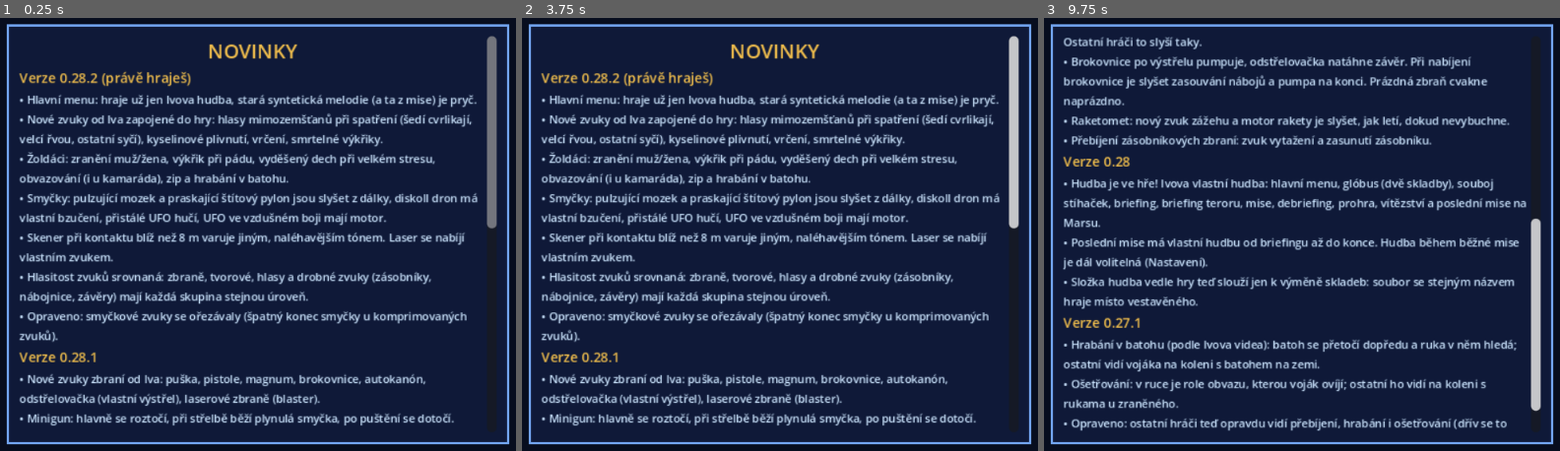
Above: before the commit, frames 1-3 (left to right).
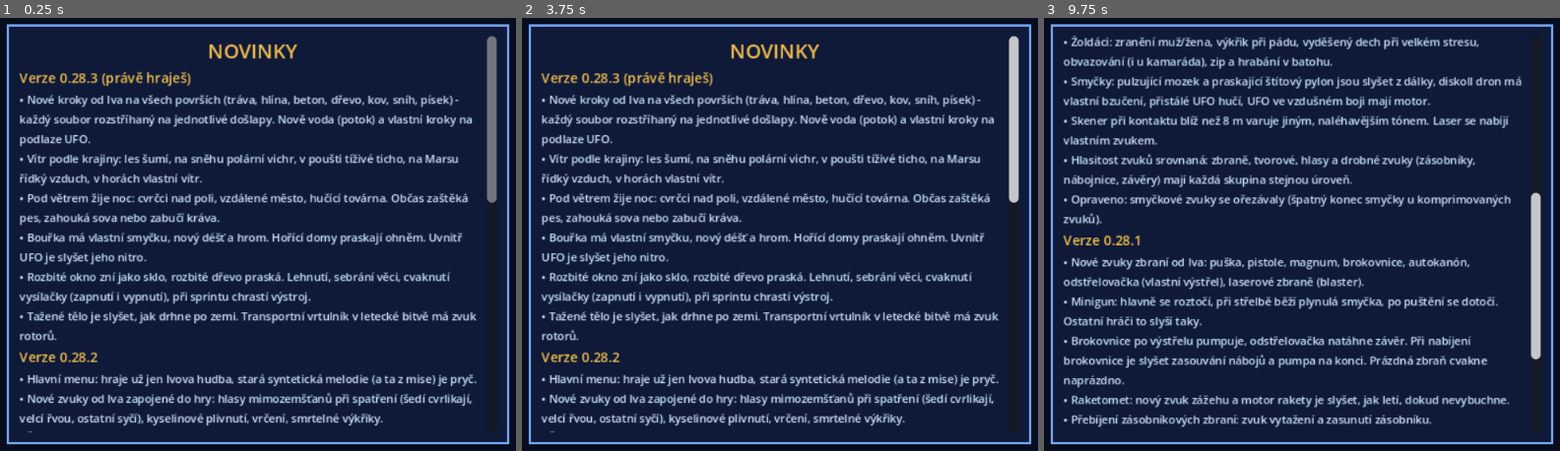
Above: after the commit, the same moments.

Repository: arielistelosbutch/Enemy-Beyond
Game: Godot game, scene res://scenes/Main.tscn
Same seed, same stepped clock (60 frames per second), same inputs: the game is played once before the commit and once after it.
Inputs (mouse positions are in pixels of both pictures, inside the frame that each line leads up to):
- Up to frame 1 (0.25 s): no input
- Up to frame 2 (3.75 s): tap Enter (ready) at 0.5, 2, 3.5 s; move the mouse to (955, 212) at 0.52 s; press the mouse at (955, 212) at 0.53 s; hold D (move_right) 0.53-1.25 s; tap Backspace (drop) at 0.6 s; tap Space (jump) at 0.77, 1.25, 2.75 s; release the mouse at (955, 212) at 1.25 s; drag from (620, 256) to (738, 325) at 1.27 s; move the mouse to (857, 139) at 2.02 s; hold D (move_right) 2.03-2.75 s; hold Shift (sprint) 2.03-2.75 s; tap Z (prone) at 2.1 s; drag from (738, 325) to (542, 169) at 2.77 s; move the mouse to (1017, 303) at 3.52 s; hold A (move_left) from 3.53 s (still down); hold E (use) from 3.53 s (still down)
- Up to frame 3 (9.75 s): tap Space (jump) at 3.77, 4.25, 6.77 s; tap Backspace (drop) at 3.8, 9.6 s; tap I (inventory) at 4.15 s; release A (move_left) at 4.25 s; release E (use) at 4.25 s; drag from (1064, 169) to (1183, 126) at 4.27 s; move the mouse to (1343, 234) at 5.02 s; hold S (move_back) 5.03-5.75 s; tap U (atease) at 5.1 s; click (1343, 234) at 5.17 s; tap Z (prone) at 5.3 s; drag from (1183, 126) to (1142, 256) at 5.77 s; move the mouse to (1477, 212) at 6.52 s; hold W (move_forward) 6.53-7.25 s; hold E (use) 6.53-7.25 s; tap 4 (belt2) at 6.6 s; drag from (1142, 256) to (1260, 325) at 7.27 s; move the mouse to (1379, 139) at 8.02 s; press the mouse at (1379, 139) at 8.03 s; hold S (move_back) 8.03-8.75 s; tap 6 (belt4) at 8.1 s; release the mouse at (1379, 139) at 8.75 s; drag from (1260, 325) to (1064, 169) at 8.77 s; move the mouse to (1539, 303) at 9.52 s; hold W (move_forward) from 9.53 s (still down); hold Shift (sprint) from 9.53 s (still down); click (1539, 303) at 9.67 s

The runs differ from the first frame. In frame 1, 15% of the frame differs, in the area x 3-97%, y 13-96%; in frame 2, 15%; in frame 3, 23%, in the area x 3-97%, y 4-96%.

Commit message:
0.28.3: Ivo's footsteps cut into single steps, biome wind and night ambience, weather, foley
Co-Authored-By: Claude Opus 5.5 <noreply@anthropic.com>
Claude-Session: https://claude.ai/code/session_01EAk7UDZdciQuxvQV6RdKX6

Diff:
--- a/changelog.json
+++ b/changelog.json
@@ -1,4 +1,12 @@
 {
+ "0.28.3": [
+  "Nové kroky od Iva na všech površích (tráva, hlína, beton, dřevo, kov, sníh, písek) - každý soubor rozstříhaný na jednotlivé došlapy. Nově voda (potok) a vlastní kroky na podlaze UFO.",
+  "Vítr podle krajiny: les šumí, na sněhu polární vichr, v poušti tíživé ticho, na Marsu řídký vzduch, v horách vlastní vítr.",
+  "Pod větrem žije noc: cvrčci nad poli, vzdálené město, hučící továrna. Občas zaštěká pes, zahouká sova nebo zabučí kráva.",
+  "Bouřka má vlastní smyčku, nový déšť a hrom. Hořící domy praskají ohněm. Uvnitř UFO je slyšet jeho nitro.",
+  "Rozbité okno zní jako sklo, rozbité dřevo praská. Lehnutí, sebrání věci, cvaknutí vysílačky (zapnutí i vypnutí), při sprintu chrastí výstroj.",
+  "Tažené tělo je slyšet, jak drhne po zemi. Transportní vrtulník v letecké bitvě má zvuk rotorů."
+ ],
  "0.28.2": [
   "Hlavní menu: hraje už jen Ivova hudba, stará syntetická melodie (a ta z mise) je pryč.",
   "Nové zvuky od Iva zapojené do hry: hlasy mimozemšťanů při spatření (šedí cvrlikají, velcí řvou, ostatní syčí), kyselinové plivnutí, vrčení, smrtelné výkřiky.",
--- a/scripts/escort.gd
+++ b/scripts/escort.gd
@@ -113,10 +113,7 @@
 	cl.add_child(hud)
 	add_child(cl)
 	var wind := AudioStreamPlayer.new()
-	var st: AudioStreamWAV = Game.sound("wind").duplicate()
-	st.loop_mode = AudioStreamWAV.LOOP_FORWARD
-	st.loop_end = st.data.size() / 2
-	wind.stream = st
+	wind.stream = Game.loop_stream("heli_flight" if String(Net.mission_params.get("transport", "")) == "heli" else "wind")
 	wind.volume_db = -6
 	wind.bus = "Wind"
 	add_child(wind)
--- a/scripts/game.gd
+++ b/scripts/game.gd
@@ -2,8 +2,8 @@
 ## Enemy Beyond - global state: controls, the mercenary's profile, item rules,
 ## shared materials and sounds.
 
-const VERSION := "0.28.2 prototyp"
-const VERSION_NUM := "0.28.2"
+const VERSION := "0.28.3 prototyp"
+const VERSION_NUM := "0.28.3"
 
 # ---- items (like UFO: every item has weight; hands, belt and backpack hold them) ----
 const ITEMS := {
@@ -776,11 +776,11 @@
 
 ## What a texture sounds like underfoot.
 const TEX_SURFACE := {"planks": "wood", "barn": "wood", "fence": "wood", "bark": "wood",
-	"metal": "metal", "skyranger": "metal", "ufo_floor": "metal", "ufo_hull": "metal", "ufo_wall": "metal", "gun": "metal",
+	"metal": "metal", "skyranger": "metal", "ufo_floor": "alien", "ufo_hull": "alien", "ufo_wall": "alien", "water": "water", "gun": "metal",
 	"plaster": "hard", "roof": "hard", "dirt": "dirt", "hay": "dirt", "scorch": "dirt", "mars": "dirt",
 	"snow": "snow", "sand": "sand", "grass": "grass", "wheat": "grass", "leaves": "grass",
 	"concrete": "hard", "asphalt": "hard", "brick": "hard", "rock": "hard", "tiles": "hard", "wallpaper": "wood",
-	"corrugated": "metal", "container_red": "metal", "container_blue": "metal", "container_green": "metal", "water": "dirt"}
+	"corrugated": "metal", "container_red": "metal", "container_blue": "metal", "container_green": "metal"}
 
 ## The surface under @a pos: a decal floor (road, path) first, then what the feet stand on.
 func surface_at(world: Node3D, pos: Vector3, map: Dictionary) -> String:
@@ -809,7 +809,7 @@
 		"mars": return "dirt"
 	return "grass"
 
-const STEP_DB := {"grass": -2.0, "dirt": 0.0, "hard": 0.0, "wood": 1.0, "metal": 2.0, "snow": 1.0, "sand": -3.0}
+const STEP_DB := {"grass": -1.0, "dirt": 0.0, "hard": 0.0, "wood": 0.0, "metal": 0.0, "snow": 0.0, "sand": -1.0, "water": 0.0, "alien": 0.0}
 
 func color_mat(c: Color, emission := false) -> ShaderMaterial:
 	var key := "c|%s|%s" % [c, emission]
@@ -874,7 +874,7 @@
 	return st
 
 ## Sounds with several takes (name_0..name_N-1): a random one each time.
-const VARIANTS := {"plasma_heavy": 10, "casing": 4, "step_heavy": 3}
+const VARIANTS := {"plasma_heavy": 10, "casing": 4, "step_heavy": 3, "gear": 4}
 func sound(sname: String) -> AudioStream:
 	if VARIANTS.has(sname):
 		sname = "%s_%d" % [sname, randi() % int(VARIANTS[sname])]
--- a/scripts/intercept.gd
+++ b/scripts/intercept.gd
@@ -136,10 +136,7 @@
 	cl.add_child(hud)
 	add_child(cl)
 	var music := AudioStreamPlayer.new()
-	var st: AudioStreamWAV = Game.sound("wind").duplicate()
-	st.loop_mode = AudioStreamWAV.LOOP_FORWARD
-	st.loop_end = st.data.size() / 2
-	music.stream = st
+	music.stream = Game.loop_stream("wind")
 	music.volume_db = -6
 	music.bus = "Wind"
 	add_child(music)
--- a/scripts/map_gen.gd
+++ b/scripts/map_gen.gd
@@ -931,7 +931,7 @@
 		fl.mesh = fq
 		root.add_child(fl)
 		fl.position = fp
-		info["sounds"].append({"name": "rain", "pos": fp, "db": -24.0})
+		info["sounds"].append({"name": "fire", "pos": fp, "db": -16.0})
 	if rng.randf() < 0.6:
 		# a burnt-out car in front
 		box(o + Vector3(rng.randf_range(3, 9), 0.6, 10.8), Vector3(4.2, 0.9, 1.8), Game.mat("scorch", 1.0), true, rng.randf_range(-0.3, 0.3))
--- a/scripts/mission.gd
+++ b/scripts/mission.gd
@@ -214,16 +214,16 @@
 	add_child(voice)
 	# no music: wind, silence and what moves in it
 	music = AudioStreamPlayer.new()
-	var st: AudioStreamWAV = Game.sound("wind")
-	st.loop_mode = AudioStreamWAV.LOOP_FORWARD
-	st.loop_end = st.data.size() / 2
-	music.stream = st
+	music.stream = Game.loop_stream(_wind_name())
 	music.volume_db = -12
 	music.bus = "Wind"
 	add_child(music)
 	music.play()
+	var bed := _ambient_bed()
+	if bed != "":
+		_loop_player(AudioStreamPlayer.new(), bed, -16.0)
 	if weather == "storm" or weather == "rain":
-		_loop_player(AudioStreamPlayer.new(), "rain", -17.0 if weather == "storm" else -20.0)
+		_loop_player(AudioStreamPlayer.new(), "storm" if weather == "storm" else "rain", -17.0 if weather == "storm" else -20.0)
 	for snd in map["sounds"]:
 		var ap := AudioStreamPlayer3D.new()
 		ap.unit_size = 2.0
@@ -276,6 +276,53 @@
 	else:
 		_client_ready.rpc_id(1)
 
+## Which wind blows here: forest rustle, polar gale, the thin Martian air...
+func _wind_name() -> String:
+	var biome := String(Net.mission_params.get("biome", "farm"))
+	match String(map.get("terrain", "")):
+		"snow": return "polar"
+		"mars": return "mars"
+		"desert": return "night_silence"
+	if biome == "forest":
+		return "wind_forest"
+	if biome == "mountain":
+		return "mountain"
+	return "wind"
+
+## What lives under the wind: crickets over the fields, a distant town, humming machines.
+func _ambient_bed() -> String:
+	if mtype() == "base":
+		return "ufo_interior"
+	if map.get("terrain", "") in ["mars", "snow"]:
+		return ""
+	match String(Net.mission_params.get("biome", "farm")):
+		"farm": return "night_field"
+		"town": return "town_night"
+		"industrial": return "industrial"
+		"base": return "base_interior"
+	return ""
+
+## Now and then something out there: a dog in the village, an owl, a cow in the barn.
+var _critter_t := 25.0
+func _critters(delta: float) -> void:
+	_critter_t -= delta
+	if _critter_t > 0.0:
+		return
+	_critter_t = randf_range(35.0, 80.0)
+	if map.get("terrain", "") == "mars" or mtype() == "base" or weather == "storm":
+		return
+	var biome := String(Net.mission_params.get("biome", "farm"))
+	var pool := ["owl"]
+	if biome in ["farm", "town"]:
+		pool += ["dog", "dog", "cow"]
+	if biome == "forest":
+		pool += ["owl"]
+	var s: String = pool[randi() % pool.size()]
+	var a := randf() * TAU
+	var me: Node3D = local_player()
+	var c: Vector3 = me.global_position if me else Vector3(map["size"] / 2.0, 0, map["size"] / 2.0)
+	Game.play_at(self, s, c + Vector3(cos(a), 0.2, sin(a)) * randf_range(30.0, 55.0), -6)
+
 ## The landed (or crashed) ship hums in the dark: you hear it before you see it.
 func _ufo_ambience() -> void:
 	if not map.has("ufo") or map["ufo"] == Vector3.ZERO or mtype() in ["base", "mars"]:
@@ -286,6 +333,13 @@
 	add_child(ap)
 	ap.global_position = map["ufo"] + Vector3(0, 1.5, 0)
 	_loop_player(ap, "ufo_hum", -6.0)
+	# inside the hull it sounds different: a close, breathing machine
+	var ins := AudioStreamPlayer3D.new()
+	ins.unit_size = 2.0
+	ins.max_distance = 9.0
+	add_child(ins)
+	ins.global_position = map["ufo"] + Vector3(0, 1.2, 0)
+	_loop_player(ins, "ufo_interior", -4.0)
 
 func _loop_player(ap: Node, sname: String, db: float) -> void:
 	ap.stream = Game.loop_stream(sname)
@@ -746,6 +800,7 @@
 	_nav_tick(delta)
 	if started():
 		t += delta
+		_critters(delta)
 	for l in map.get("lights", []):
 		if is_instance_valid(l):
 			l.light_energy = 1.4 + sin(t * 13.0) * 0.25 + sin(t * 7.3) * 0.2
@@ -1188,7 +1243,7 @@
 		add_child(rub)
 		rub.global_position = Vector3(at.x, 0.09 + (at.y - sz.y / 2 if at.y - sz.y / 2 > 0.5 else 0.0), at.z)
 		rub.rotation.y = n.global_rotation.y
-	Game.play_at(self, "creak" if kind == "wood" or kind == "crate" else ("hit" if kind == "glass" else "explosion"), at, -4 if kind != "brick" else -10)
+	Game.play_at(self, "wood_break" if kind == "wood" or kind == "crate" else ("glass_break" if kind == "glass" else "explosion"), at, -4 if kind != "brick" else -10)
 	n.queue_free()
 	_nav_dirty = 2.0
 
--- a/scripts/player.gd
+++ b/scripts/player.gd
@@ -997,8 +997,13 @@
 var _radio_lower := 0.0
 var _radio_have := false
 
+var _radio_snd := false
 func _radio_tick(delta: float) -> void:
 	var held_t := Input.is_action_pressed("radio_talk") and not downed and not dead
+	var on := held_t and (radio_up or Game.has_research("vysilacky"))
+	if on != _radio_snd:
+		_radio_snd = on
+		Game.play_at(mission, "radio_click", global_position + Vector3.UP * 1.5, -8)
 	if not held_t:
 		if radio_up or _radio_fetch > 0.0 or _radio_have:
 			radio_up = false
@@ -1072,6 +1077,7 @@
 func _physics_process(delta: float) -> void:
 	_blood_watch(delta)
 	_mg_tick()
+	_drag_sound(delta)
 	if not is_multiplayer_authority():
 		_remote_visuals()
 		return
@@ -1112,6 +1118,7 @@
 	if Input.is_action_just_pressed("prone") and not inv_open:
 		prone = not prone
 		crouching = false
+		Game.play_at(mission, "prone", global_position, -6 if prone else -10)
 		_start_busy(0.8, "Lehám si" if prone else "Vstávám", func(): pass)
 		var hv := item_in("rh")
 		if prone and not hv.is_empty() and Game.ITEMS[hv["id"]].has("heavy"):
@@ -1199,6 +1206,8 @@
 			var quiet := 0.5 if Game.has_talent(merc, "kocici_krok") else 1.0
 			var surf := Game.surface_at(self, global_position, mission.map)
 			Game.play_at(self, "step_%s%d" % [surf, randi() % 4], global_position, (-24 if prone else (-19 if crouching else (-7 if sprint else -13))) + float(Game.STEP_DB.get(surf, 0.0)))
+			if sprint and randf() < 0.5:
+				Game.play_at(self, "gear", global_position + Vector3.UP, -12)   # the kit rattles when you run
 			mission.noise(global_position, (1.0 if prone else (2.0 if crouching else (14.0 if sprint else 6.0))) * quiet * mission.step_noise())
 	# actions
 	fire_cd -= delta
@@ -2533,6 +2542,7 @@
 		item["home"] = slot
 	_update_held()
 	mission.hud.message("Sebral jsi: %s" % Game.ITEMS[item["id"]]["name"], 1.5)
+	Game.play_ui(mission, "pickup", -6)
 
 ## How far an alien can spot this mercenary (light gives you away).
 ## 0 = nobody has noticed me, 1 = they have me (sent by the host, shown as the eye).
@@ -2574,6 +2584,28 @@
 		flash.light_energy = base_e * randf_range(0.0, 0.6)
 	else:
 		flash.light_energy = base_e
+
+## A downed body scraping over the ground while a teammate (or something else) drags it.
+var _drag_ap: AudioStreamPlayer3D
+var _drag_last := Vector3.INF
+func _drag_sound(delta: float) -> void:
+	var moving := false
+	if downed and carried_by != 0 and _drag_last != Vector3.INF and delta > 0.0:
+		moving = Vector2(global_position.x - _drag_last.x, global_position.z - _drag_last.z).length() / delta > 0.4
+	_drag_last = global_position
+	if moving and _drag_ap == null:
+		_drag_ap = AudioStreamPlayer3D.new()
+		_drag_ap.stream = Game.loop_stream("body_drag")
+		_drag_ap.volume_db = -6.0
+		_drag_ap.unit_size = 5.0
+		_drag_ap.max_distance = 40.0
+		_drag_ap.bus = "SFX"
+		add_child(_drag_ap)
+	if _drag_ap:
+		if moving and not _drag_ap.playing:
+			_drag_ap.play()
+		elif not moving and _drag_ap.playing:
+			_drag_ap.stop()
 
 # ---- others' view ------------------------------------------------------------------------------
 var _rs_last := Vector3.INF
--- a/update/version.json
+++ b/update/version.json
@@ -1 +1 @@
-{"version": "0.28.2", "min_build": "0.13", "pck": "https://raw.githubusercontent.com/arielistelosbutch/Enemy-Beyond/main/update/enemy_beyond_0.28.2.pck", "zip": "https://github.com/arielistelosbutch/Enemy-Beyond/raw/main/hratelny-test/EnemyBeyond-0.28-windows.zip"}
+{"version": "0.28.3", "min_build": "0.13", "pck": "https://raw.githubusercontent.com/arielistelosbutch/Enemy-Beyond/main/update/enemy_beyond_0.28.3.pck", "zip": "https://github.com/arielistelosbutch/Enemy-Beyond/raw/main/hratelny-test/EnemyBeyond-0.28-windows.zip"}
Not shown, added: assets/sounds/base_interior.wav.import
Not shown, added: assets/sounds/body_drag.wav.import
Not shown, added: assets/sounds/dog.wav.import
Not shown, added: assets/sounds/door_creak.wav.import
Not shown, added: assets/sounds/fire.wav.import
Not shown, added: assets/sounds/gear_0.wav.import
Not shown, added: assets/sounds/gear_1.wav.import
Not shown, added: assets/sounds/gear_2.wav.import
Not shown, added: assets/sounds/gear_3.wav.import
Not shown, added: assets/sounds/glass_break.wav.import
Not shown, added: assets/sounds/heli_flight.wav.import
Not shown, added: assets/sounds/industrial.wav.import
(and 99 more such lines)
